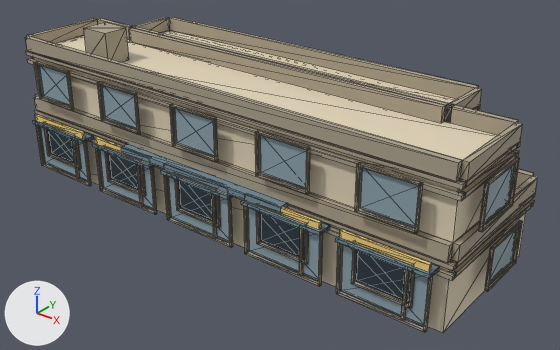
Before and after pictures for a commit that changed the glTF model public/buildings/commercial_3x1_court.glb.
The view is the same before and after, from a camera (50 mm lens) standing at (31.8, -20.8, 16.8) and looking at (12.7, 3.2, 1.9). Arrows for +X, +Y and +Z are at lower left; the lights stay in place. The older version comes first. Mesh edges are drawn as thin lines. Vertices at exactly the same position are counted once.

In view in the first picture: 'commercial_3x1_court_0'.
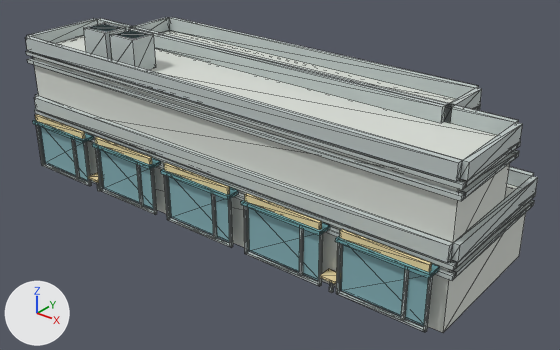
Where the change shows, as pixel boxes (x1, y1, x2, y2) in the pictures (560 x 350 px):
'commercial_3x1_court_0', recoloured, reshaped (beige to light grey)
    both: (25, 17, 538, 333)
part 1 of me_commercial_3x1_court_0, added
    after: (329, 282, 334, 293)
part 2 of me_commercial_3x1_court_0, added
    after: (110, 29, 156, 70)
part 3 of me_commercial_3x1_court_0, added
    after: (88, 172, 103, 183)
part 4 of me_commercial_3x1_court_0, added
    after: (320, 269, 341, 284)
part 5 of me_commercial_3x1_court_0, deleted
    before: (35, 61, 523, 309)
part 6 of me_commercial_3x1_court_0, added
    after: (89, 24, 148, 39)

The change, as a diff of the scene's bpy script:
```diff
--- a/public/buildings/commercial_3x1_court.glb.py
+++ b/public/buildings/commercial_3x1_court.glb.py
@@ mat_commercial_3x1_court_wall @@
 mat_commercial_3x1_court_wall = principled_material('commercial_3x1_court_wall')
-mat_commercial_3x1_court_wall.base_color = (0.76, 0.66, 0.49)  # beige #e2d4ba
+mat_commercial_3x1_court_wall.base_color = (0.7, 0.73, 0.68)  # light grey #daded7
 mat_commercial_3x1_court_wall.roughness = 0.85
@@ mat_commercial_3x1_court_trim @@
 mat_commercial_3x1_court_trim = principled_material('commercial_3x1_court_trim')
-mat_commercial_3x1_court_trim.base_color = (0.418, 0.363, 0.27)  # beige #ada28e
+mat_commercial_3x1_court_trim.base_color = (0.53, 0.59, 0.58)  # light grey #c0cac8
 mat_commercial_3x1_court_trim.roughness = 0.85
@@ mat_commercial_3x1_court_sign @@
 mat_commercial_3x1_court_sign = principled_material('commercial_3x1_court_sign')
-mat_commercial_3x1_court_sign.base_color = (0.92, 0.66, 0.22)  # yellow #f6d481
+mat_commercial_3x1_court_sign.base_color = (0.87, 0.72, 0.38)  # beige #f0dda6
 mat_commercial_3x1_court_sign.roughness = 0.85
@@ mat_commercial_3x1_court_awning @@
 mat_commercial_3x1_court_awning = principled_material('commercial_3x1_court_awning')
-mat_commercial_3x1_court_awning.base_color = (0.18, 0.28, 0.34)  # greyish blue #76909e
+mat_commercial_3x1_court_awning.base_color = (0.16, 0.4, 0.43)  # cyan #6faaaf
 mat_commercial_3x1_court_awning.roughness = 0.85
@@ me_commercial_3x1_court_0 @@
 # used by ob_commercial_3x1_court_0; location = (0.0, 0.0, 0.0)
 # verts and faces of me_commercial_3x1_court_0; kept vertices keep their numbers, new ones are numbered from 1970
-me_commercial_3x1_court_0.from_pydata(...)  # 1970 vertices, 3012 faces; spans x -0.6..23.1, y -0.8..7.1, z 0.0..7.5
+me_commercial_3x1_court_0.from_pydata(...)  # 650 vertices, 1024 faces; spans x -0.2..22.8, y -0.8..6.8, z 0.0..7.5
+# me_commercial_3x1_court_0 part 1: a new loose piece, a box spanning x 17.94..18.06, y -0.43..-0.31, z 0.0..0.65, in mat_commercial_3x1_court_trim (light grey #c0cac8)
+# me_commercial_3x1_court_0 part 2: a new loose piece, a box spanning x 5.2..6.7, y 0.6..1.8, z 6.0..7.5, in mat_commercial_3x1_court_trim (light grey #c0cac8)
+# me_commercial_3x1_court_0 part 3: a new loose piece, a box spanning x 4.15..4.85, y -0.68..-0.1, z 0.65..0.76, in mat_commercial_3x1_court_sign (beige #f0dda6)
+# me_commercial_3x1_court_0 part 4: a new loose piece, a box spanning x 17.65..18.35, y -0.68..-0.1, z 0.65..0.76, in mat_commercial_3x1_court_sign (beige #f0dda6)
+# me_commercial_3x1_court_0 part 5: 171 loose pieces with 1368 vertices, spanning x -0.6..23.1, y -0.6..7.1, z 0.9..5.7, are deleted
+# me_commercial_3x1_court_0 part 6
+verts[1970] = (3.5, 0.8, 7.5)  # pixel (88, 27)
+verts[1971] = (3.5, 1.7, 7.5)  # pixel (104, 23)
+verts[1972] = (5.3, 0.8, 7.5)  # pixel (114, 34)
+verts[1973] = (5.3, 1.7, 7.5)  # pixel (130, 30)
+for new, old in zip([*range(1974, 1978)], [*range(1970, 1974)]): verts[new] = verts[old] + (1.2, 0.0, 0.0)
+faces += [(1970, 1971, 1975), (1970, 1975, 1974), (1972, 1973, 1977), (1972, 1977, 1976)]  # mat_commercial_3x1_court_glass (cyan #86b3ba)
+# other edits to the shape of me_commercial_3x1_court_0 do not show in these pictures
 me_commercial_3x1_court_0.materials.append(mat_commercial_3x1_court_wall)
```
